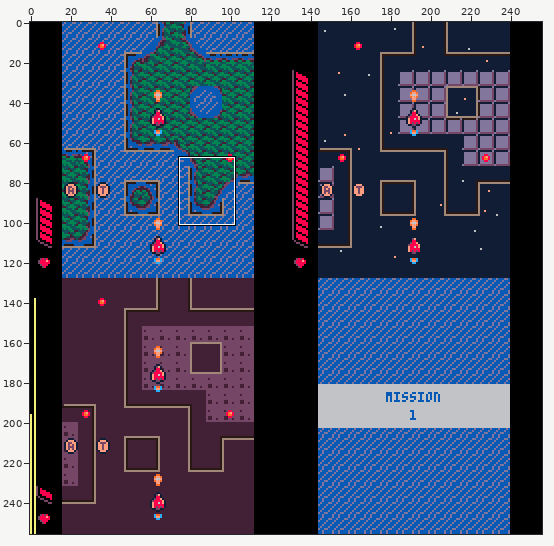
Pixel-art file -- mockup/mockup 02 - vertical.aseprite. Above: a wide view before the commit, with the close-up outlined.
Close-up. As it was:
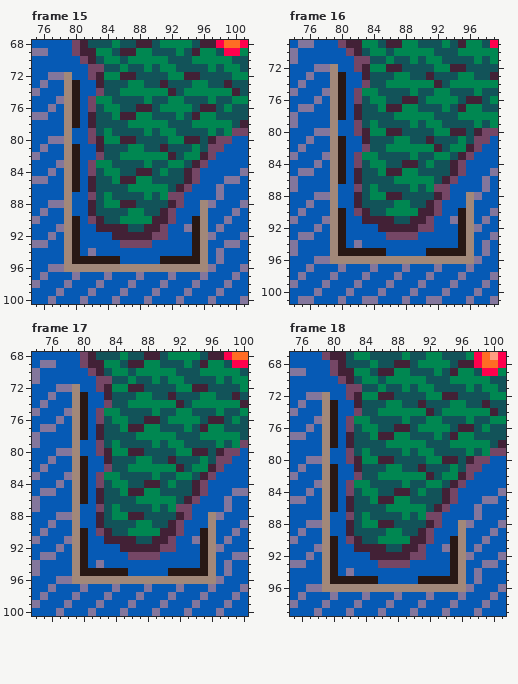
256x256 pixels, 48 frames. Shown: frame 15: x 75..101, y 68..100; frame 16: x 74..99, y 69..101; frame 17: x 74..100, y 68..100; frame 18: x 75..101, y 67..99. The commit also changed other frames or places, which this record leaves out.
Now the later version:
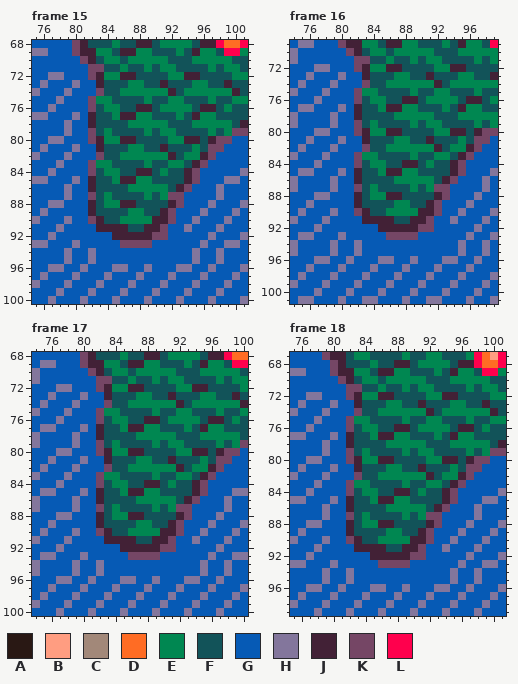
Palette (. is transparent): A #291814  B #ff9d81  C #a28879  D #ff6c24  E #008751  F #125359  G #065ab5  H #83769c  J #422136  K #754665  L #ff004d
Log entry: update palette and design
What changed:
layer "structures - serialized" now hidden
Frame 15:
Colour G replaces colour A in rows 74 to 76 at x 80; in row 78 at x 80; in rows 82 to 84 at x 80; in row 86 at x 80; in row 90 at x 80; in rows 91 to 92 at x 80 and 95.
Colour G replaces colour A in row 93 at x 95; in row 94 at x 80; in row 95 at x 80 to 81, 83 to 85 and 91 to 94.
Colour G replaces colour C in rows 72 to 73 at x 79; in rows 75 to 77 at x 79; in rows 80 to 81 at x 79; in rows 83 to 85 at x 79; in row 88 at x 79 and 96; in row 89 at x 79.
Colour G replaces colour C in row 90 at x 96; in rows 91 to 92 at x 79 and 96; in row 93 at x 79; in rows 94 to 95 at x 96; in row 96 at x 79 to 80, 82 to 84, 87 to 88, 90 to 92 and 95 to 96.
Colour H replaces colour A in row 73 at x 80; in row 77 at x 80; in row 81 at x 80; in row 85 at x 80; in row 90 at x 95; in row 93 at x 80.
Colour H replaces colour A in row 94 at x 95; in row 95 at x 82 and 95.
Colour H replaces colour C in row 74 at x 79; in rows 78 to 79 at x 79; in row 82 at x 79; in rows 86 to 87 at x 79; in row 89 at x 96; in row 90 at x 79.
Colour H replaces colour C in row 93 at x 96; in rows 94 to 95 at x 79; in row 96 at x 81, 85 to 86, 89 and 93 to 94.
Frame 16: the same change as frame 15
Frame 17: the same change as frame 15
Frame 18: the same change as frame 15
Changed places in both close-ups, as pixel boxes (x1, y1, x2, y2):
changed: (64, 72, 208, 272)
changed: (330, 64, 474, 264)
changed: (72, 384, 216, 584)
changed: (322, 392, 466, 592)
